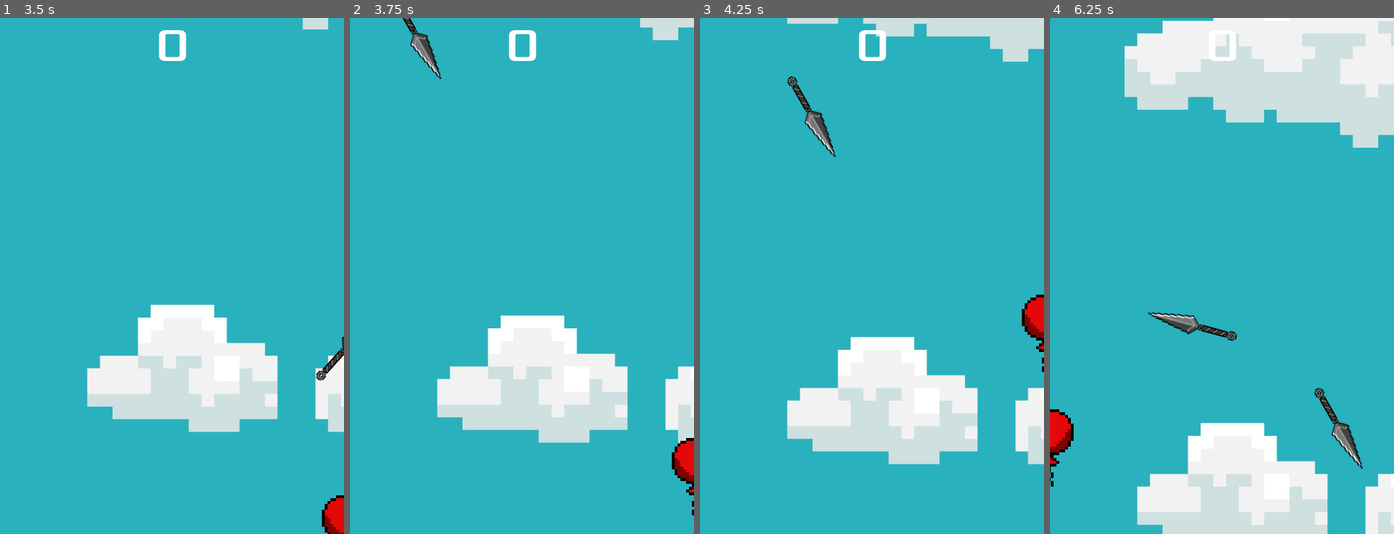
Above: before the commit, frames 1-4 (left to right).
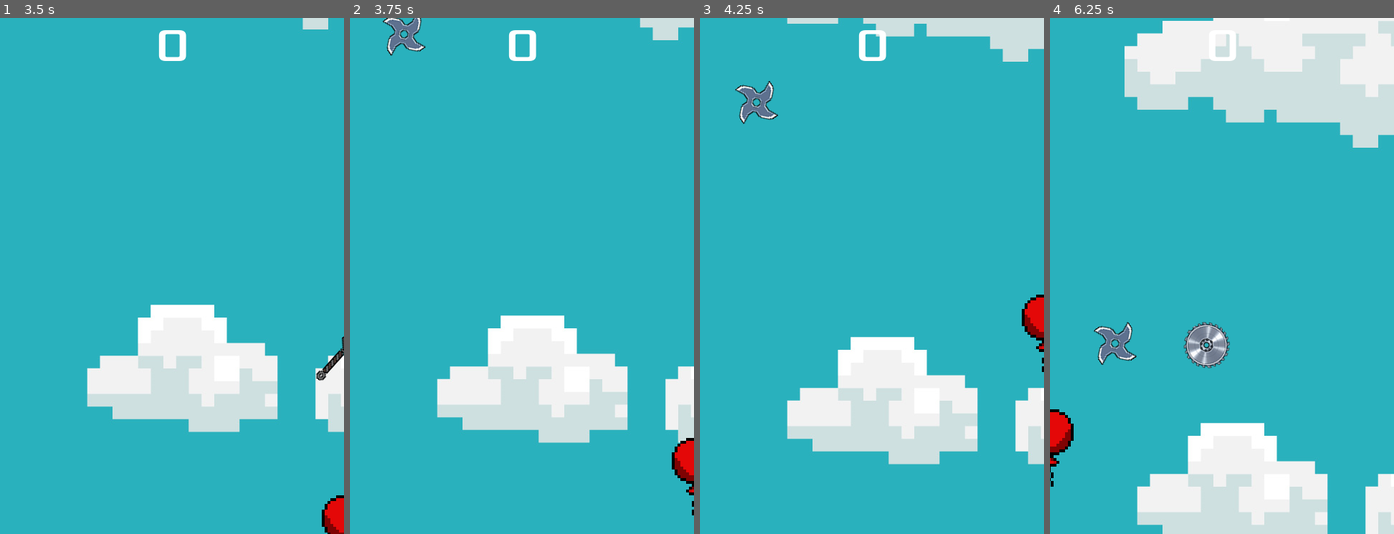
Above: after the commit, the same moments.

Repository: Turik556/First2D
Game: Godot game, scene res://Scenes/main.tscn
Same seed, same stepped clock (60 frames per second), same inputs: the game is played once before the commit and once after it.
Inputs:
- Up to frame 1 (3.5 s): click "Start" at 0.5 s; tap Enter at 1.25 s; hold D (move_right) 1.28-2.03 s; hold S (move_down) 2.03-2.78 s; hold D (move_right) from 2.78 s (still down)
- Up to frame 2 (3.75 s): release D (move_right) at 3.53 s; hold W (move_up) from 3.53 s (still down)
- Up to frame 3 (4.25 s): keep holding W (move_up)
- Up to frame 4 (6.25 s): release W (move_up) at 4.28 s; hold A (move_left) 4.28-5.78 s; hold S (move_down) from 5.78 s (still down)

Frame 1 is identical in both runs. In frame 2, 0.8% of the frame differs, in the area x 9-27%, y 0-12%; in frame 3, 1.0%; in frame 4, 2.3%, in the area x 12-92%, y 56-88%.

Commit message:
remove debug

Diff:
--- a/Scenes/Handlers/EnemyHandler.tscn
+++ b/Scenes/Handlers/EnemyHandler.tscn
@@ -1,8 +1,10 @@
-[gd_scene load_steps=5 format=3 uid="uid://bqi3n4fssgs2l"]
+[gd_scene load_steps=7 format=3 uid="uid://bqi3n4fssgs2l"]
 
 [ext_resource type="Script" path="res://scripts/enemy_handler.gd" id="1_15j12"]
+[ext_resource type="PackedScene" uid="uid://dn3uhqj24rcyi" path="res://Scenes/Enemies/saw_64.tscn" id="2_fia5u"]
 [ext_resource type="PackedScene" uid="uid://ctvsu42r2m2b5" path="res://Scenes/Enemies/kunai_.tscn" id="2_mjaxh"]
 [ext_resource type="PackedScene" uid="uid://4i2iyednab76" path="res://Scenes/Enemies/shuriken.tscn" id="3_cd12b"]
+[ext_resource type="PackedScene" uid="uid://b8fo4f7bqh0e3" path="res://Scenes/Enemies/saw_128.tscn" id="4_6kce5"]
 
 [sub_resource type="Curve2D" id="Curve2D_mvari"]
 _data = {
@@ -12,7 +14,7 @@
 
 [node name="EnemyHandler" type="Node"]
 script = ExtResource("1_15j12")
-Enemys = Array[PackedScene]([ExtResource("2_mjaxh")])
+Enemys = Array[PackedScene]([ExtResource("2_mjaxh"), ExtResource("2_fia5u"), ExtResource("4_6kce5"), ExtResource("3_cd12b")])
 mob_scene = ExtResource("3_cd12b")
 
 [node name="MobTimer" type="Timer" parent="."]
--- a/Scenes/Handlers/item_spawner.tscn
+++ b/Scenes/Handlers/item_spawner.tscn
@@ -1,8 +1,8 @@
 [gd_scene load_steps=3 format=3 uid="uid://b2thwqcug124p"]
 
 [ext_resource type="Script" path="res://scripts/item_spawner.gd" id="1_j3mru"]
-[ext_resource type="PackedScene" uid="uid://pvr776ugj5v" path="res://Scenes/Items/enemy_speed_up_item.tscn" id="2_aktuk"]
+[ext_resource type="PackedScene" uid="uid://b3ai7txi7xq3n" path="res://Scenes/Items/shield_item.tscn" id="2_1mluy"]
 
 [node name="Item_spawner" type="Node"]
 script = ExtResource("1_j3mru")
-Items = Array[PackedScene]([ExtResource("2_aktuk")])
+Items = Array[PackedScene]([ExtResource("2_1mluy")])
--- a/scripts/enemy_handler.gd
+++ b/scripts/enemy_handler.gd
@@ -52,7 +52,7 @@
 	var mob = Enemys.pick_random().instantiate()
 	var mob_spawn_location = $MobPath/MobSpawnLocation
 	mob_spawn_location.progress_ratio = randf()
-	print("Spawn pos = ", get_spawn_location().position)
+
 
 	add_child(mob)
 	mob.died.connect(on_mob_died)
--- a/scripts/kunai.gd
+++ b/scripts/kunai.gd
@@ -13,7 +13,6 @@
 func _physics_process(delta: float) -> void:
 	move_and_collide(velocity * delta)
 	pass
-
 
 func initialize():
 	$AnimationPlayer.stop()
